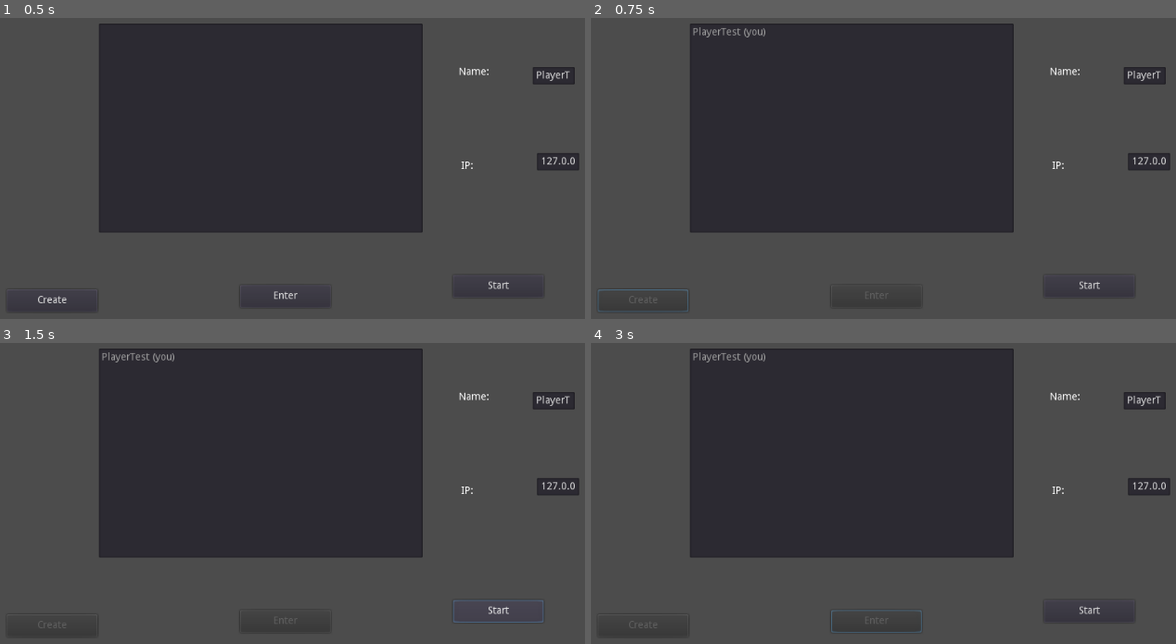
Above: before the commit, frames 1-4 (two rows, left to right).
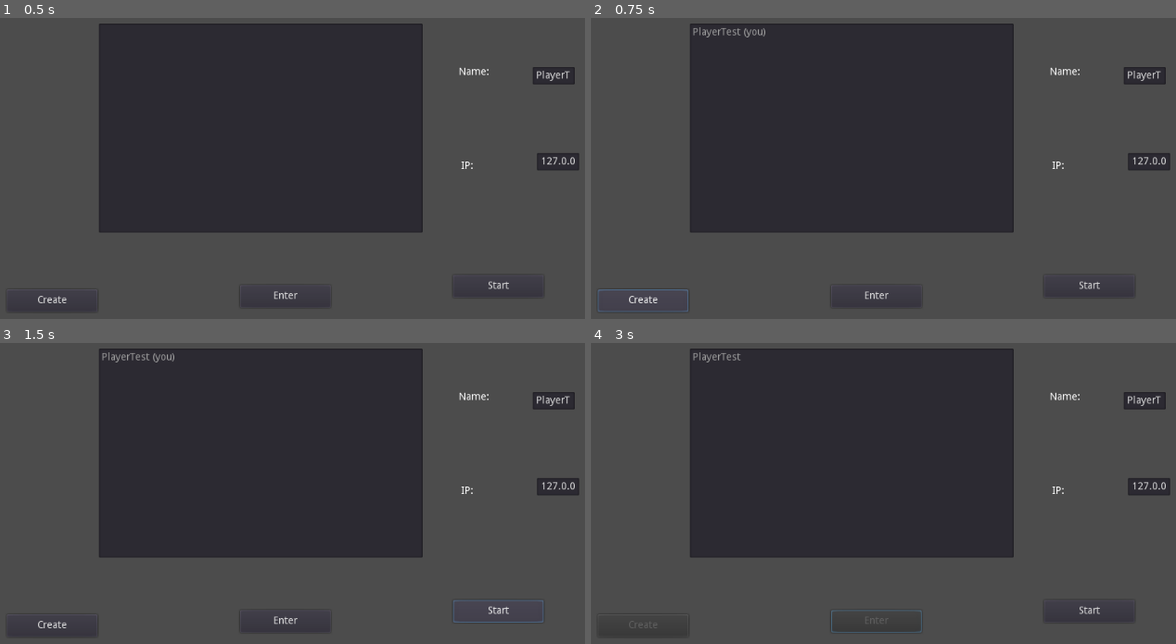
Above: after the commit, the same moments.

Repository: gumaciel/godot-multiplayer-test
Game: Godot game, scene res://scenes/Main.tscn
Two runs of this game, one before a commit and one after it. Both use one fixed random seed, a clock stepped at 60 frames per second and the inputs below.
Inputs (mouse positions are in pixels of both pictures, inside the frame that each line leads up to):
- Up to frame 1 (0.5 s): no input
- Up to frame 2 (0.75 s): click "Create" at 0.5 s
- Up to frame 3 (1.5 s): click "Start" at 1.25 s
- Up to frame 4 (3 s): click "Start" at 2 s; click (877, 619) at 2.75 s, where only the run after the commit has a clickable "Enter"

Frame 1 is identical in both runs. In frame 2, 0.1% of the frame differs, in the area x 6-51%, y 90-95%; in frame 3, 0.1%; in frame 4, less than 0.1%.
Error after the commit: Invalid set index 'text' (on base: 'LineEdit') with value of type 'Nil'. (res://scenes/Main.gd:12)

Commit message:
Finish basic movimentation

Diff:
--- a/Networking.gd
+++ b/Networking.gd
@@ -11,19 +11,29 @@
 var players := []
 var peer : NetworkedMultiplayerENet = null
 
+var connection_fail := false
+
 func _ready() -> void:
 	get_tree().connect("connected_to_server", self, "_on_connected_to_server")
 	get_tree().connect("server_disconnected", self, "_on_server_disconnected")
 	get_tree().connect("connection_failed", self, "_on_connection_failed")
 
+
+func _on_connection_failed():
+	connection_fail = true
+
+
 func _on_connected_to_server():
 	rpc("_register_player", get_tree().get_network_unique_id(), player_name)
 
 func _on_server_disconnected():
-	get_tree().quit()
+	if not get_tree().current_scene.name == "Main":
+		get_tree().change_scene("res://scenes/Main.tscn")
+	connection_fail = true
+	get_tree().network_peer = null
 
 func _on_peer_disconnected(id): #client disconnected
-	rpc("remove_player", id)
+	rpc("_remove_player", id)
 
 remote func _register_player(id, player_name):
 	if get_tree().is_network_server():
@@ -33,9 +43,11 @@
 	players.append([id, player_name])
 
 remotesync func _remove_player(id):
-	print("hi1")
 	for i in range(players.size()):
+		print(players[i])
 		if players[i][0] == id:
+			if players[i].size() > 2:
+				players[i][2].queue_free()
 			players.remove(i)
 
 func _update_ip(new_ip):
@@ -63,3 +75,27 @@
 
 func _get_connection_id():
 	return connection_id
+
+func _get_server_ip():
+	var ips = IP.get_local_addresses()
+	for i in range(ips.size()):
+		if ips[i].begins_with("192"):
+			return ips[i]
+
+func _start_game():
+	if get_tree().is_network_server() and players.size() > 1:
+		rpc("_change_scene")
+
+remotesync func _change_scene():
+	get_tree().change_scene("res://scenes/Phase.tscn")
+
+func _reset_connection():
+	ip = DEFAULT_IP
+	player_name = "Player"
+	connection_id = 0
+	players.clear()
+	peer = null
+	connection_fail = false
+
+func _associate_node_player(id_player, player):
+	players[id_player].append(player)
--- a/scenes/Main.gd
+++ b/scenes/Main.gd
@@ -2,11 +2,15 @@
 
 func _process(delta: float) -> void:
 	_update_list()
+	if Networking.connection_fail:
+		$ErrorMessagePanel.show()
 
 func _on_CreateButton_pressed() -> void:
 	Networking._update_ip($Ip.text)
 	Networking._update_name($Name.text)
 	Networking._create_server()
+	$Ip.text = Networking._get_server_ip()
+	$Ip.editable = false
 	$CreateButton.disabled = true
 	$EnterButton.disabled = true
 
@@ -26,3 +30,16 @@
 		if list[i][0] == my_id:
 			text += " (you)"
 		$ListConnectedsItemList.add_item(text)
+
+
+func _on_StartButton_pressed() -> void:
+	Networking._start_game()
+
+
+func _on_ConfirmButton_pressed() -> void:
+	Networking._reset_connection()
+	$ErrorMessagePanel.hide()
+	$Ip.editable = true
+	$StartButton.disabled = false
+	$EnterButton.disabled = false
+	$CreateButton.disabled = false
--- a/scenes/Main.tscn
+++ b/scenes/Main.tscn
@@ -2,7 +2,7 @@
 
 [ext_resource path="res://scenes/Main.gd" type="Script" id=1]
 
-[node name="Control" type="Control"]
+[node name="Main" type="Control"]
 anchor_right = 1.0
 anchor_bottom = 1.0
 script = ExtResource( 1 )
@@ -62,5 +62,35 @@
 margin_bottom = 317.0
 text = "IP:"
 
+[node name="ErrorMessagePanel" type="PanelContainer" parent="."]
+visible = false
+margin_left = 244.0
+margin_top = 165.0
+margin_right = 648.0
+margin_bottom = 329.0
+
+[node name="AspectRatioContainer" type="AspectRatioContainer" parent="ErrorMessagePanel"]
+margin_left = 7.0
+margin_top = 7.0
+margin_right = 397.0
+margin_bottom = 157.0
+
+[node name="Label" type="Label" parent="ErrorMessagePanel/AspectRatioContainer"]
+margin_left = 105.5
+margin_top = 68.0
+margin_right = 284.5
+margin_bottom = 82.0
+text = "Failed connection. try again."
+
+[node name="ConfirmButton" type="Button" parent="ErrorMessagePanel/AspectRatioContainer"]
+margin_left = 120.0
+margin_top = 130.0
+margin_right = 270.0
+margin_bottom = 150.0
+size_flags_vertical = 8
+text = "Confirm"
+
+[connection signal="pressed" from="StartButton" to="." method="_on_StartButton_pressed"]
 [connection signal="pressed" from="EnterButton" to="." method="_on_EnterButton_pressed"]
 [connection signal="pressed" from="CreateButton" to="." method="_on_CreateButton_pressed"]
+[connection signal="pressed" from="ErrorMessagePanel/AspectRatioContainer/ConfirmButton" to="." method="_on_ConfirmButton_pressed"]
--- /dev/null
+++ b/scenes/Phase.gd
@@ -0,0 +1,27 @@
+extends Node2D
+
+var num_players := 0
+onready var pre_player = preload("res://scenes/Player.tscn")
+
+func _ready() -> void:
+	rpc("_player_ready")
+	if not get_tree().is_network_server():
+		get_tree().paused = true
+
+	for i in range(Networking.players.size()):
+		var player = pre_player.instance()
+		player.position = Vector2(300, 200)
+		add_child(player)
+		player.set_network_master(Networking.players[i][0])
+		player._change_name(Networking.players[i][1])
+		player.name = "Player" + str(i)
+		Networking._associate_node_player(i,player)
+
+remotesync func _player_ready():
+	num_players += 1
+	if get_tree().is_network_server() and num_players == Networking.players.size():
+		rpc("_start", num_players)
+
+remotesync func _start(num_players):
+	get_tree().paused = false
+	self.num_players = num_players
--- /dev/null
+++ b/scenes/Phase.tscn
@@ -0,0 +1,6 @@
+[gd_scene load_steps=2 format=2]
+
+[ext_resource path="res://scenes/Phase.gd" type="Script" id=1]
+
+[node name="Phase" type="Node2D"]
+script = ExtResource( 1 )
--- /dev/null
+++ b/scenes/Player.gd
@@ -0,0 +1,38 @@
+extends Node2D
+
+var axys := Vector2(0, 0)
+var velocity := 50
+var player_name = ""
+
+func _change_name(new_name):
+	player_name = new_name
+	$Label.text = new_name
+
+func _process(delta: float) -> void:
+	if is_network_master():
+		if Input.is_action_pressed("ui_up"):
+			axys.y = -1
+		elif Input.is_action_pressed("ui_down"):
+			axys.y = 1
+		else:
+			axys.y = 0
+
+		if Input.is_action_pressed("ui_right"):
+			axys.x = 1
+		elif Input.is_action_pressed("ui_left"):
+			axys.x = -1
+		else:
+			axys.x = 0
+
+		rpc("_update_directions", axys)
+	position += axys * velocity * delta
+	if get_tree().is_network_server():
+		rpc_unreliable("_update_position", position)
+
+remote func _update_directions(directions):
+	axys = directions
+
+remote func _update_position(new_position):
+	position = new_position
+	print("_update_position")
+	pass
--- /dev/null
+++ b/scenes/Player.tscn
@@ -0,0 +1,19 @@
+[gd_scene load_steps=3 format=2]
+
+[ext_resource path="res://icon.png" type="Texture" id=1]
+[ext_resource path="res://scenes/Player.gd" type="Script" id=2]
+
+[node name="Player" type="Node2D"]
+script = ExtResource( 2 )
+
+[node name="Sprite" type="Sprite" parent="."]
+texture = ExtResource( 1 )
+
+[node name="Label" type="Label" parent="."]
+margin_left = -79.0
+margin_top = -82.0
+margin_right = 75.0
+margin_bottom = -56.0
+text = "Player Name"
+align = 1
+valign = 1
